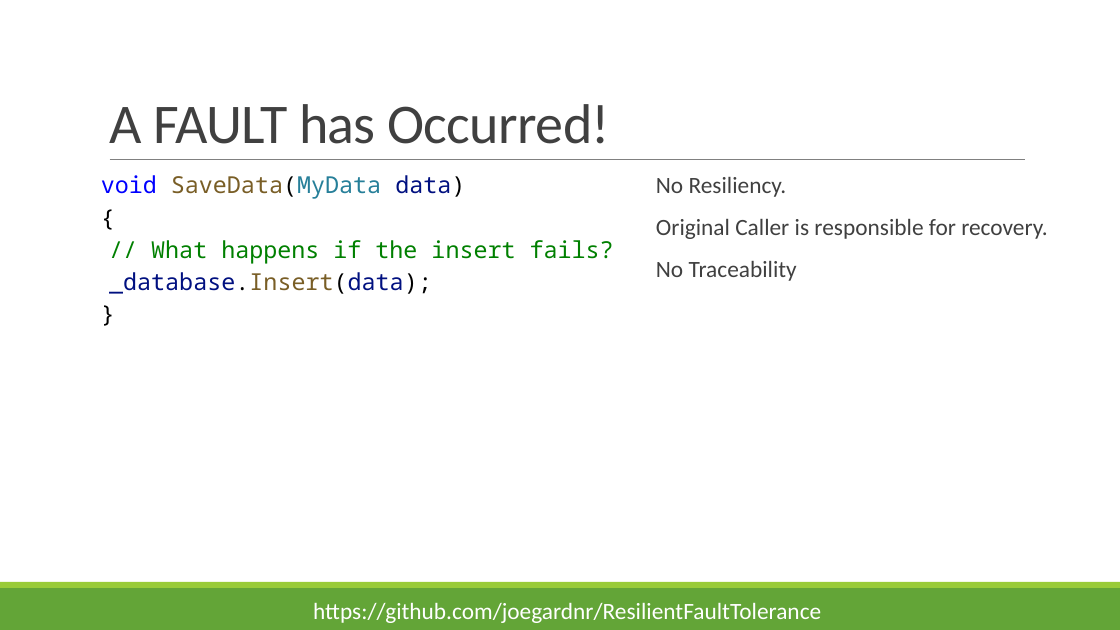
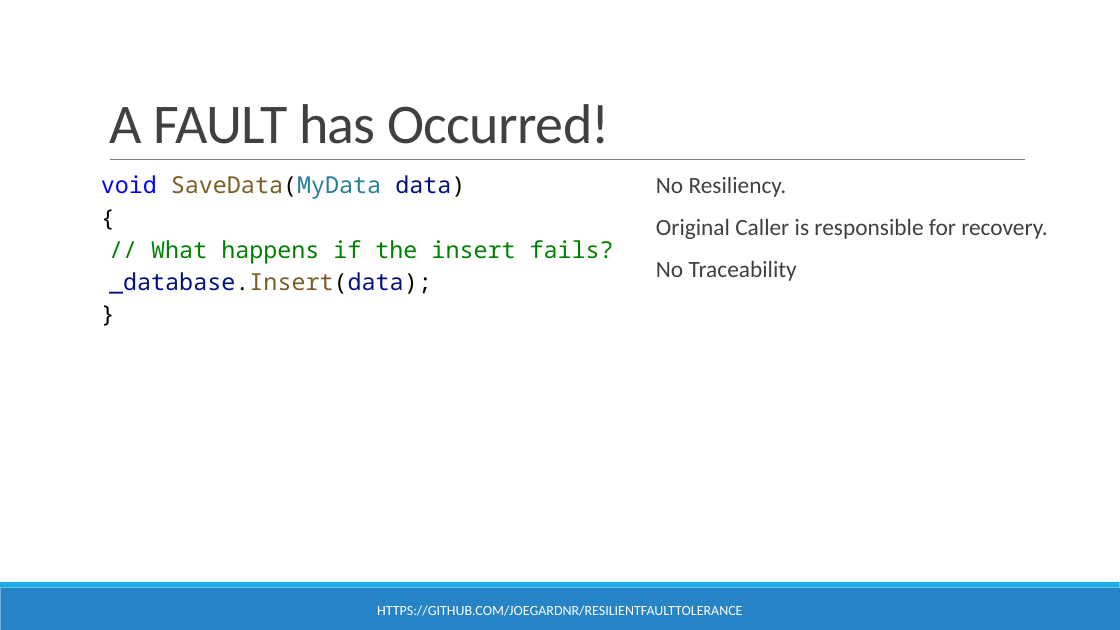
Before and after one commit to joegardnr/ResilientFaultTolerance, a slide deck: slide 3 of ResilientFaultTolerance.pptx. Drawn at 1120x630 pixels with LibreOffice and Linux fonts; fonts in the diff are those of the drawing. Boxes give left, top, right and bottom in pixels: in the first picture for what was removed or moved away, otherwise in the second. Text is boxed around its words. In the diff, an @@ line names an element or a change of style, - is before the commit and + after.

```diff
--- a/ResilientFaultTolerance.pptx
+++ b/ResilientFaultTolerance.pptx
@@ rectangle at box(0, 588, 1120, 630): fill #63A537 to #2683C6 @@
@@ rectangle at box(0, 582, 1120, 588): fill #99CB38 to #1CADE4 @@
@@ text at box(377, 605, 742, 616): text changed; size 20 to 12 pt @@
-https://github.com/joegardnr/ResilientFaultTolerance
+HTTPS://GITHUB.COM/JOEGARDNR/RESILIENTFAULTTOLERANCE
```
Also in this commit, not shown: 19 other slides changed, 7 other files.
